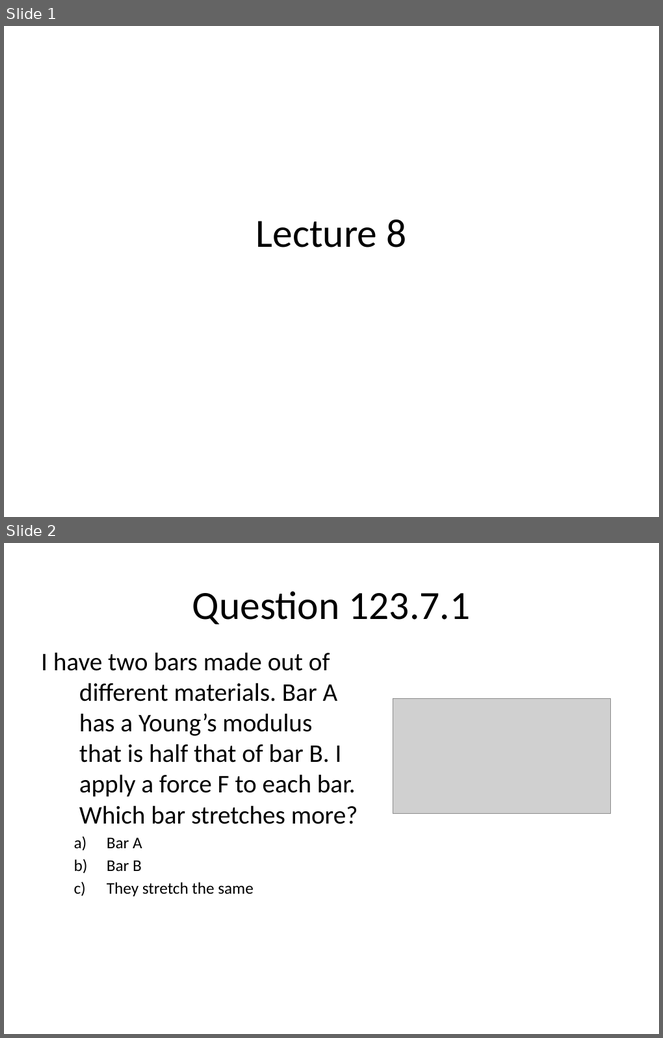
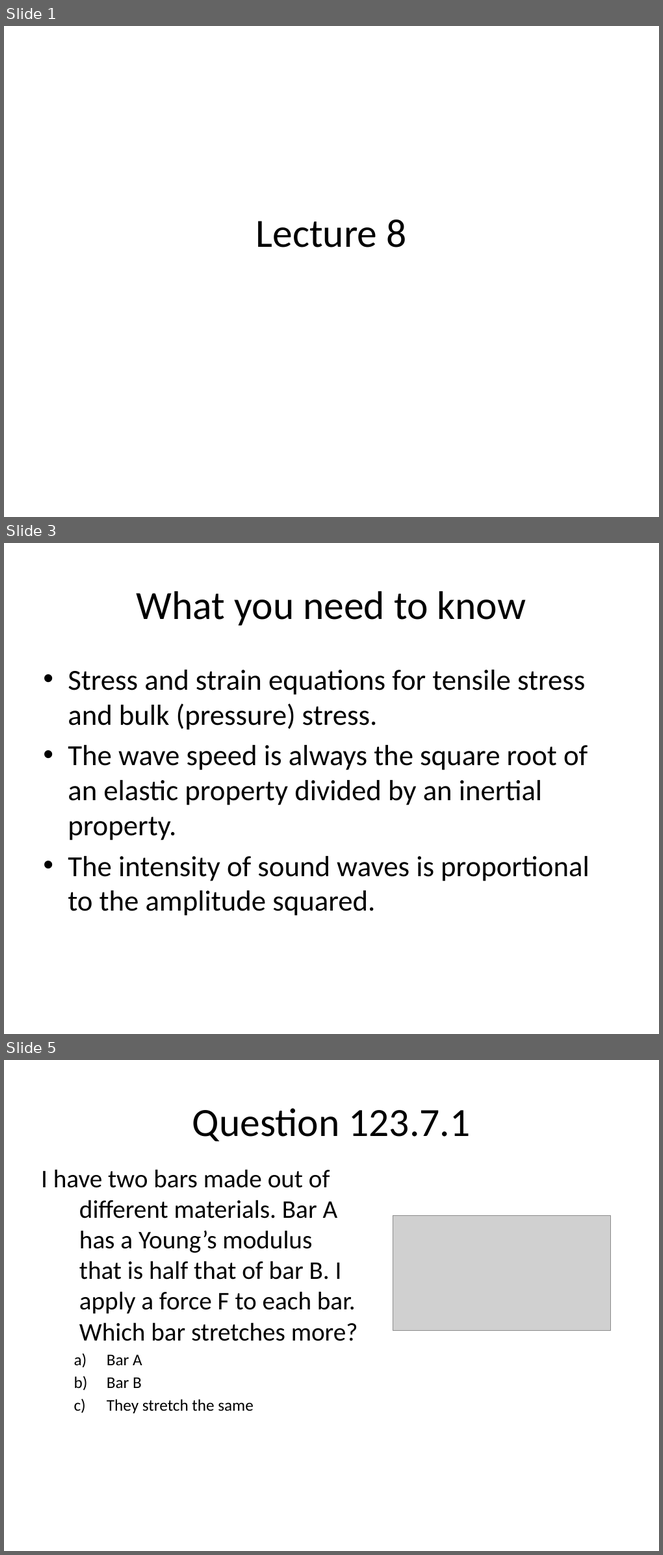
Before and after one commit to rtlines/Introductory-Physics-II, a slide deck: Lecture_Slides/PH 123 Lecture 08.pptx. Shown one above the other, each under a label of ours: slides 1 and 2 before the commit, slides 1, 3 and 5 after it; the slides between them are not shown. The pictures are 663x1038 and 663x1555 pixels, drawn with LibreOffice and Linux fonts; fonts in the diff are those of the drawing; grey boxes stand for pictures. Boxes give left, top, right and bottom in pixels: in the first picture for what was removed or moved away, otherwise in the second. Text is boxed around its words. In the diff, an @@ line names an element or a change of style, - is before the commit and + after.

```diff
--- a/Lecture_Slides/PH 123 Lecture 08.pptx
+++ b/Lecture_Slides/PH 123 Lecture 08.pptx
@@ slide 3 added at (4, 543, 659, 1034), background #FFFFFF @@
@@ title added at (137, 591, 527, 626), 44 pt, text #000000 @@
+What you need to know
@@ text added at (68, 670, 590, 916), 32 pt, text #000000 @@
+• Stress and strain equations for tensile stress and bulk (pressure) stress.
+• The wave speed is always the square root of an elastic property divided by an inertial property.
+• The intensity of sound waves is proportional to the amplitude squared.
@@ what was slide 2 is now slide 5 @@
```
Also in this commit, not shown: 6 other slides added, 2 slides removed, 8 other files.
